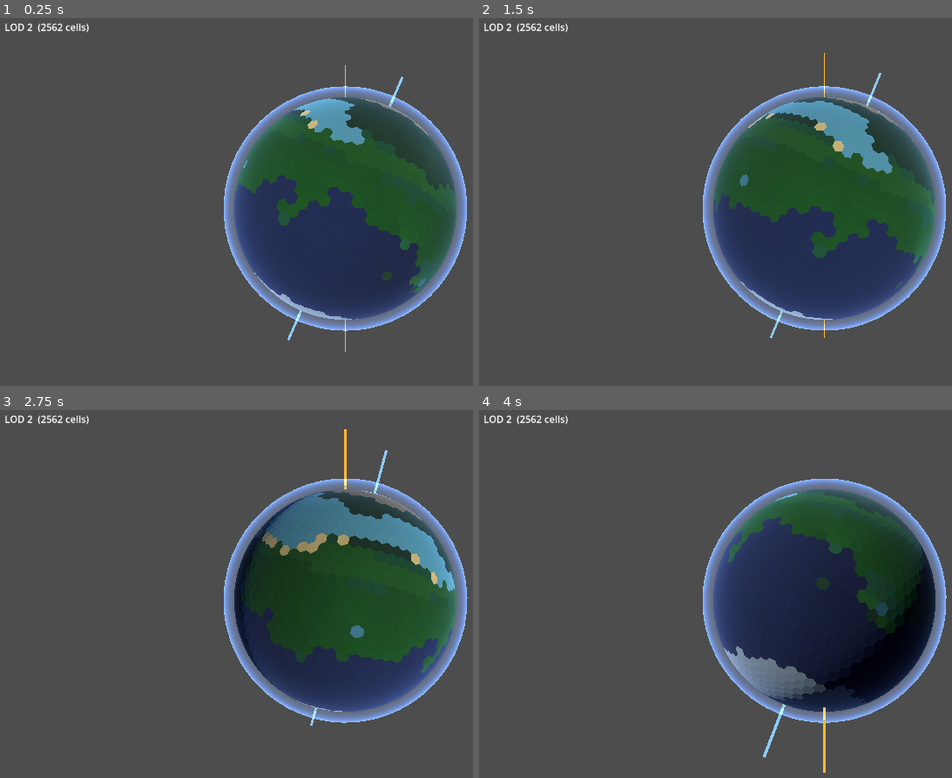
Above: before the commit, frames 1-4 (two rows, left to right).
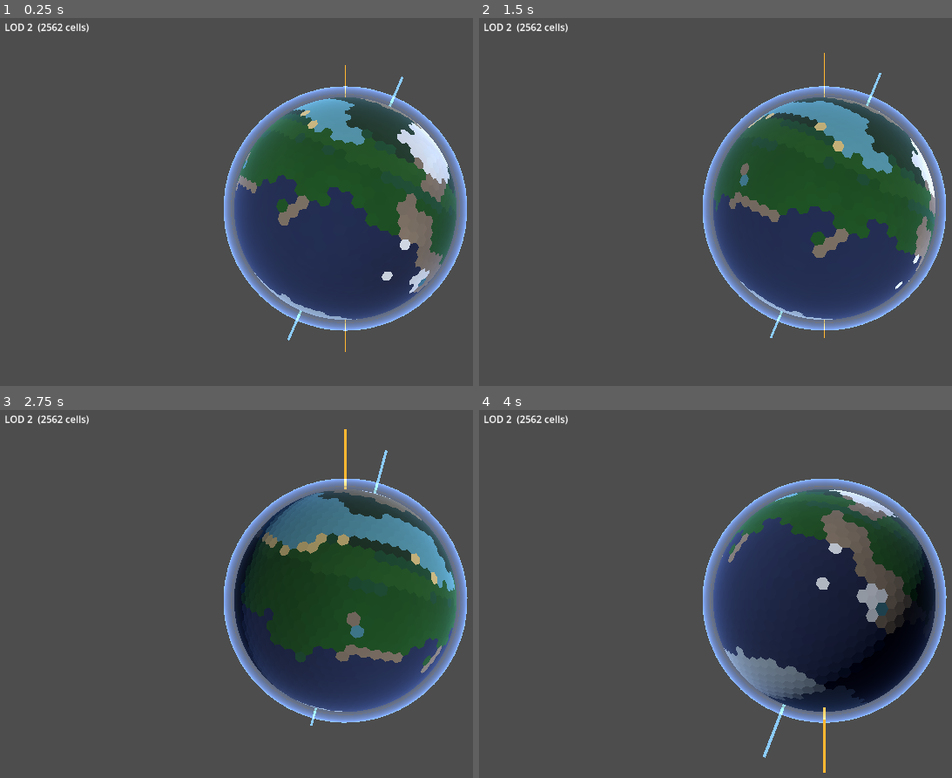
Above: after the commit, the same moments.

Repository: Halfwhit/hex-planet-gen
Game: Godot game, scene res://scenes/Main.tscn
Two runs of this game, one before a commit and one after it. Both use one fixed random seed, a clock stepped at 60 frames per second and the inputs below.
Inputs (mouse positions are in pixels of both pictures, inside the frame that each line leads up to):
- Up to frame 1 (0.25 s): no input
- Up to frame 2 (1.5 s): tap Enter at 0.5 s; move the mouse to (outside the picture) at 0.52 s; tap E at 0.6 s; click (outside the picture) at 0.67 s; drag from (687, 227) to (791, 286) at 1.27 s
- Up to frame 3 (2.75 s): move the mouse to (416, 513) at 2.02 s; tap E at 2.1 s; click (416, 513) at 2.17 s
- Up to frame 4 (4 s): drag from (791, 678) to (616, 542) at 2.77 s; move the mouse to (outside the picture) at 3.52 s; tap E at 3.6 s; click (outside the picture) at 3.67 s

The runs differ from the first frame. In frame 1, 2.7% of the frame differs, in the area x 49-96%, y 28-75%; in frame 2, 1.2%; in frame 3, 0.5%; in frame 4, 2.8%, in the area x 51-92%, y 21-61%.

Commit message:
Fix mountain biome suppressed by near_ocean guard
The `not near_ocean` check on both mountain threshold tests was silently
blocking all C-O (continental-oceanic) boundary mountains: those cells sit
right at the plate boundary, which is the coast, so near_ocean=true and
they fell through to forest/beach instead.

Removed the guard from both the alt>0.82 (ice/snow cap) and alt>0.45
(mountain/snow slope) checks. Beach is gated on alt<0.02 so there is no
overlap. Coastal ranges like the Andes and Cascades now correctly appear
as mountain biome.

Co-Authored-By: Claude Sonnet 4.6 <noreply@anthropic.com>

Diff:
--- a/scripts/HexPlanet.gd
+++ b/scripts/HexPlanet.gd
@@ -481,9 +481,7 @@
 			(height - land_threshold) / max(1.0 - land_threshold, 0.001), 0.0, 1.0)
 
 	# Very high alpine — always ice or snow regardless of latitude.
-	# Excluded when near ocean: coastal cliffs can have high alt values from
-	# tectonic generation but should not produce snow at the waterline.
-	if alt > 0.82 and not near_ocean:
+	if alt > 0.82:
 		return BIOME_ICE if temperature < 0.25 else BIOME_SNOW
 
 	# Polar ice cap.
@@ -495,11 +493,10 @@
 		return BIOME_TUNDRA
 
 	# Rocky mountains at moderate altitude (below the snow line).
-	# Temperature is not gated here — altitude alone determines mountain biome
-	# so tropical ranges (Andes, Himalayas) are classified correctly.
-	# Threshold at 0.45 (was 0.58) so that C-O collision ranges (Andes style)
-	# are wide enough to be clearly visible.
-	if alt > 0.45 and not near_ocean:
+	# No near_ocean gate — coastal ranges like the Andes and Cascades rise
+	# straight from the sea.  Beach is gated on alt < 0.02 separately so
+	# there is no overlap.
+	if alt > 0.45:
 		return BIOME_SNOW if temperature < 0.32 else BIOME_MOUNTAIN
 
 	# Boreal / taiga zone.
